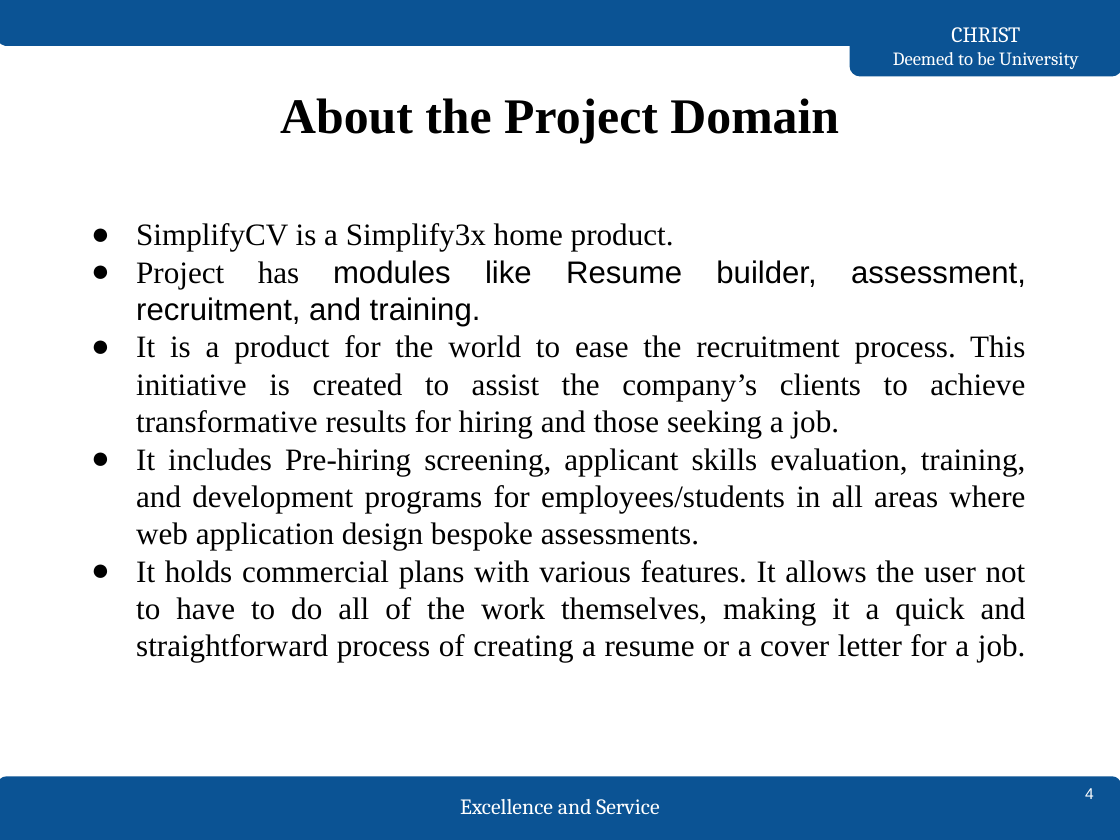
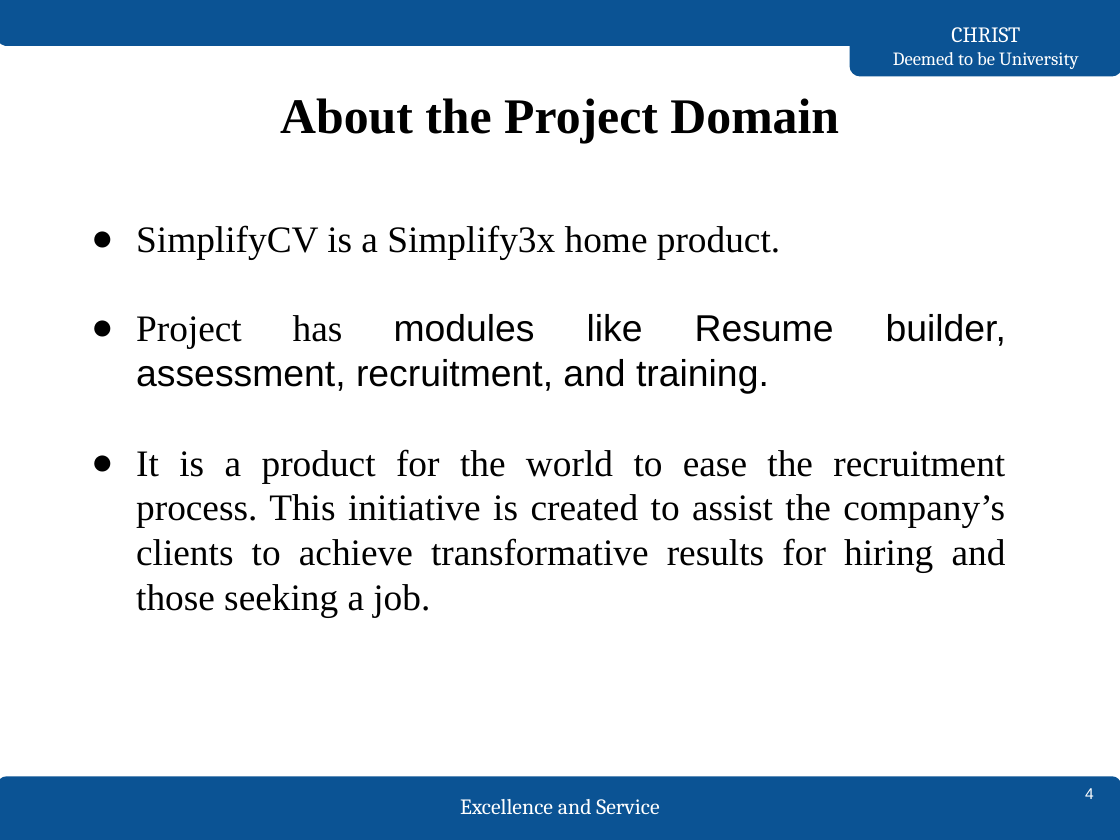
Before and after one commit to sandeepss2020/sem6, a slide deck: slide 4 of 2147130_SandeepSS.pptx. Drawn at 1120x840 pixels with LibreOffice and Linux fonts; fonts in the diff are those of the drawing. Boxes give left, top, right and bottom in pixels: in the first picture for what was removed or moved away, otherwise in the second. Text is boxed around its words. In the diff, an @@ line names an element or a change of style, - is before the commit and + after.

```diff
--- a/2147130_SandeepSS.pptx
+++ b/2147130_SandeepSS.pptx
@@ text "SimplifyCV is a Simplify3x home ..." at bbox=[136, 225, 1006, 617]: size 20 to 24 pt @@
@@ text at bbox=[136, 448, 1026, 662]: paragraphs removed @@
-● It includes Pre-hiring screening, applicant skills evaluation, training, and development programs for employees/students in all areas where web application design bespoke assessments.
-● It holds commercial plans with various features. It allows the user not to have to do all of the work themselves, making it a quick and straightforward process of creating a resume or a cover letter for a job.
```
Also in this commit, not shown: 8 other slides changed, 2 slides added.
